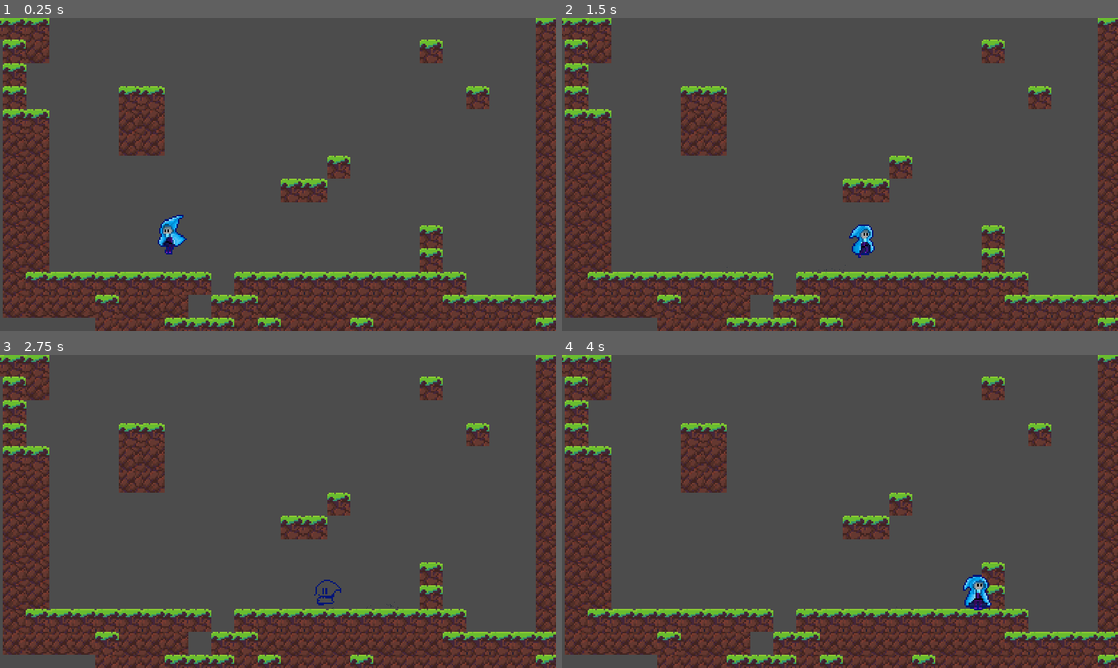
Above: before the commit, frames 1-4 (two rows, left to right).
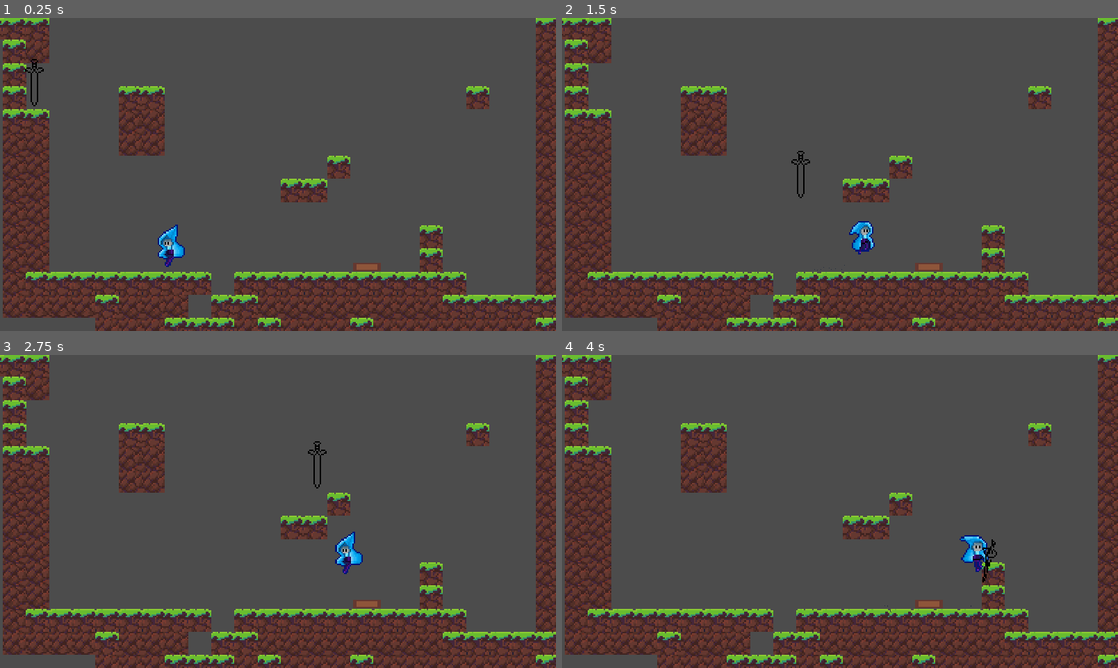
Above: after the commit, the same moments.

Repository: suomanic/LittleBlueHat
Game: Godot game, scene res://Levels/grass.tscn
Two runs of this game, one before a commit and one after it. Both use one fixed random seed, a clock stepped at 60 frames per second and the inputs below. Before the commit the project starts from res://grass.tscn.
Inputs (mouse positions are in pixels of both pictures, inside the frame that each line leads up to):
- Up to frame 1 (0.25 s): no input
- Up to frame 2 (1.5 s): move the mouse to (962, 158) at 0.52 s; hold Space (jump) 0.53-1.28 s; hold D (move_right) from 0.53 s (still down); click (962, 158) at 0.6 s; move the mouse to (728, 190) at 1.27 s; tap Space (jump) at 1.35 s
- Up to frame 3 (2.75 s): tap Space (jump) at 1.52, 1.82, 2.3 s; click (166, 527) at 1.55 s; move the mouse to (333, 442) at 2.02 s; release D (move_right) at 2.03 s; hold A (move_left) from 2.03 s (still down); hold S (Crouch) from 2.03 s (still down)
- Up to frame 4 (4 s): move the mouse to (812, 574) at 2.77 s; release A (move_left) at 2.78 s; release S (Crouch) at 2.78 s; hold D (move_right) from 2.78 s (still down); click (812, 574) at 2.85 s; tap Space (jump) at 3.02, 3.32 s; move the mouse to (1006, 558) at 3.52 s; hold Space (jump) from 3.53 s (still down); click (1006, 558) at 3.6 s

The runs differ from the first frame. In frame 1, 1.1% of the frame differs, in the area x 4-80%, y 6-81%; in frame 2, 0.9%; in frame 3, 1.0%; in frame 4, 1.3%, in the area x 58-80%, y 6-83%.

Commit message:
Add：剑来！

Diff:
--- a/Actors/Player/MovementState/Fall.gd
+++ b/Actors/Player/MovementState/Fall.gd
@@ -4,6 +4,7 @@
 	pass
 
 func enter():
+	owner.movement_module.move()
 	pass
 
 func execute():
--- a/Actors/Player/MovementState/Idle.gd
+++ b/Actors/Player/MovementState/Idle.gd
@@ -8,6 +8,7 @@
 
 func execute():
 	owner.movement_module.move()
+	owner.movement_module.jump()
 
 	if owner.velocity.x !=0 and !owner.is_on_wall():
 		owner.movement_state_machine.change_state(owner.MS_RunState.new(owner))
--- a/Actors/Player/MovementState/Run.gd
+++ b/Actors/Player/MovementState/Run.gd
@@ -8,6 +8,7 @@
 
 func execute():
 	owner.movement_module.move()
+	owner.movement_module.jump()
 
 	if (owner.movement_module._coyote_counter > 0 and owner.movement_module._jump_buffer_counter > 0)|| owner.velocity.y < 0:
 		owner.movement_state_machine.change_state(owner.MS_UpState.new(owner))
--- a/Actors/Player/Player.tscn
+++ b/Actors/Player/Player.tscn
@@ -1,9 +1,11 @@
-[gd_scene load_steps=18 format=2]
+[gd_scene load_steps=20 format=2]
 
 [ext_resource path="res://Assets/animation/animation package-Sheet.png" type="Texture" id=1]
 [ext_resource path="res://Actors/Player/Player.gd" type="Script" id=2]
 [ext_resource path="res://Actors/Player/PlayerInput.gd" type="Script" id=3]
 [ext_resource path="res://Actors/Player/PlayerMovement.gd" type="Script" id=4]
+[ext_resource path="res://Sword.tscn" type="PackedScene" id=5]
+[ext_resource path="res://Sword.gd" type="Script" id=6]
 
 [sub_resource type="Curve" id=1]
 min_value = -360.0
@@ -176,7 +178,7 @@
 "_edit_horizontal_guides_": [ -14.0 ]
 }
 
-[node name="PlayerInput" type="Node" parent="."]
+[node name="PlayerInput" type="Node2D" parent="."]
 script = ExtResource( 3 )
 
 [node name="PlayerMovement" type="Node" parent="."]
@@ -232,4 +234,8 @@
 [node name="Standing_Shape" type="CollisionShape2D" parent="."]
 shape = SubResource( 6 )
 
+[node name="Sword" parent="." instance=ExtResource( 5 )]
+position = Vector2( 22, 0 )
+script = ExtResource( 6 )
+
 [connection signal="area_entered" from="Trigger" to="." method="_spring_area_entered"]
--- a/Actors/Player/PlayerInput.gd
+++ b/Actors/Player/PlayerInput.gd
@@ -1,17 +1,22 @@
-extends Node
+extends Node2D
 
-var is_right_pressed = null
-var is_left_pressed = null
-var is_jump_pressed = null
-var is_crouch_pressed = null
+var is_right_pressed :bool
+var is_left_pressed :bool
+var is_jump_pressed :bool
+var is_crouch_pressed :bool
+var is_attack_just_pressed :bool
+var mouse_global_position : Vector2
 
 func _init():
 	is_right_pressed = false
 	is_left_pressed = false
 	is_jump_pressed = false
 	is_crouch_pressed = false
+	is_attack_just_pressed = false
 
 func _physics_process(delta) -> void:
+	mouse_global_position = get_global_mouse_position()
+
 	if Input.is_action_pressed("move_right"):
 		is_right_pressed = true
 	else:
@@ -32,6 +37,11 @@
 	else:
 		is_crouch_pressed = false
 
+	if Input.is_action_just_pressed("attack"):
+		is_attack_just_pressed = true
+	else:
+		is_attack_just_pressed = false
+
 
 func get_direction() -> Vector2:
 	return Vector2(
--- /dev/null
+++ b/Actors/Weapon/Sword/Sword.tscn
@@ -0,0 +1,3 @@
+[gd_scene format=2]
+
+[node name="Sword" type="Node2D"]
--- /dev/null
+++ b/Actors/Weapon/Weapon.gd
@@ -0,0 +1,10 @@
+extends Node
+
+class_name Weapon
+
+# Called when the node enters the scene tree for the first time.
+func _ready():
+	pass # Replace with function body.
+
+func follow_player():
+	pass
--- a/grass.tscn
+++ b/Levels/grass.tscn
@@ -1,7 +1,8 @@
-[gd_scene load_steps=14 format=2]
+[gd_scene load_steps=15 format=2]
 
 [ext_resource path="res://Assets/grass_tilemap.png" type="Texture" id=1]
-[ext_resource path="res://Actors/Player/Player.tscn" type="PackedScene" id=2]
+[ext_resource path="res://Actors/Spring.tscn" type="PackedScene" id=2]
+[ext_resource path="res://Actors/Player/Player.tscn" type="PackedScene" id=3]
 
 [sub_resource type="ConvexPolygonShape2D" id=1]
 points = PoolVector2Array( 0, 0, 16, 0, 16, 16, 0, 16 )
@@ -131,7 +132,10 @@
 cell_size = Vector2( 16, 16 )
 cell_custom_transform = Transform2D( 16, 16, 0, 64, 0, 0 )
 format = 1
-tile_data = PoolIntArray( -1, 0, 0, -65535, 0, 0, -65512, 0, 0, 65535, 0, 0, 0, 0, 0, 1, 0, 0, 23, 0, 0, 24, 0, 0, 65536, 0, 0, 65537, 0, 131074, 65554, 0, 0, 65559, 0, 65536, 65560, 0, 0, 65561, 0, 2, 1 …(2184 unchanged characters)…
+tile_data = PoolIntArray( -1, 0, 0, -65535, 0, 0, -65512, 0, 0, 65535, 0, 0, 0, 0, 0, 1, 0, 0, 23, 0, 0, 24, 0, 0, 65536, 0, 0, 65537, 0, 131074, 65559, 0, 65536, 65560, 0, 0, 65561, 0, 2, 1 …(2184 unchanged characters)…
 
-[node name="Player" parent="." instance=ExtResource( 2 )]
+[node name="Player" parent="." instance=ExtResource( 3 )]
 position = Vector2( 116, 131 )
+
+[node name="Spring" parent="." instance=ExtResource( 2 )]
+position = Vector2( 251, 170 )
--- /dev/null
+++ b/Sword.gd
@@ -0,0 +1,12 @@
+extends Node2D
+
+func _ready():
+	pass
+
+func _physics_process(delta):
+	self.global_position = self.global_position.linear_interpolate(owner.input_module.mouse_global_position,0.1)
+
+
+	if Input.is_action_just_pressed("attack"):
+		$AnimationPlayer.play("attack")
+	pass
--- /dev/null
+++ b/Sword.tscn
@@ -0,0 +1,29 @@
+[gd_scene load_steps=3 format=2]
+
+[ext_resource path="res://Assets/animation/sword_animation-Sheet.png" type="Texture" id=1]
+
+[sub_resource type="Animation" id=1]
+resource_name = "attack"
+length = 0.5
+step = 0.05
+tracks/0/type = "value"
+tracks/0/path = NodePath("Sprite:frame")
+tracks/0/interp = 1
+tracks/0/loop_wrap = true
+tracks/0/imported = false
+tracks/0/enabled = true
+tracks/0/keys = {
+"times": PoolRealArray( 0, 0.05, 0.1, 0.15, 0.2, 0.25, 0.3, 0.35, 0.4, 0.45 ),
+"transitions": PoolRealArray( 1, 1, 1, 1, 1, 1, 1, 1, 1, 1 ),
+"update": 1,
+"values": [ 0, 1, 2, 3, 4, 5, 6, 7, 8, 0 ]
+}
+
+[node name="Sword" type="Node2D"]
+
+[node name="AnimationPlayer" type="AnimationPlayer" parent="."]
+anims/attack = SubResource( 1 )
+
+[node name="Sprite" type="Sprite" parent="."]
+texture = ExtResource( 1 )
+hframes = 9
--- a/project.godot
+++ b/project.godot
@@ -23,17 +23,23 @@
 "class": "StateMachine",
 "language": "GDScript",
 "path": "res://State_Machine/StateMachine.gd"
+}, {
+"base": "Node",
+"class": "Weapon",
+"language": "GDScript",
+"path": "res://Actors/Weapon/Weapon.gd"
 } ]
 _global_script_class_icons={
 "Actor": "",
 "State": "",
-"StateMachine": ""
+"StateMachine": "",
+"Weapon": ""
 }
 
 [application]
 
 config/name="BRΩ"
-run/main_scene="res://grass.tscn"
+run/main_scene="res://Levels/grass.tscn"
 
 [display]
 
@@ -58,9 +64,9 @@
 "events": [ Object(InputEventKey,"resource_local_to_scene":false,"resource_name":"","device":0,"alt":false,"shift":false,"control":false,"meta":false,"command":false,"pressed":false,"scancode":32,"unicode":0,"echo":false,"script":null)
  ]
 }
-Shield={
+attack={
 "deadzone": 0.5,
-"events": [ Object(InputEventKey,"resource_local_to_scene":false,"resource_name":"","device":0,"alt":false,"shift":false,"control":false,"meta":false,"command":false,"pressed":false,"scancode":88,"unicode":0,"echo":false,"script":null)
+"events": [ Object(InputEventMouseButton,"resource_local_to_scene":false,"resource_name":"","device":0,"alt":false,"shift":false,"control":false,"meta":false,"command":false,"button_mask":0,"position":Vector2( 0, 0 ),"global_position":Vector2( 0, 0 ),"factor":1.0,"button_index":1,"pressed":false,"doubleclick":false,"script":null)
  ]
 }
 Crouch={
Not shown: 3 places in Actors/Player/Player.tscn that only renumber resources
Binary file added: Assets/animation/sword_animation-Sheet.png
Not shown, added: Assets/animation/sword_animation-Sheet.png.import
